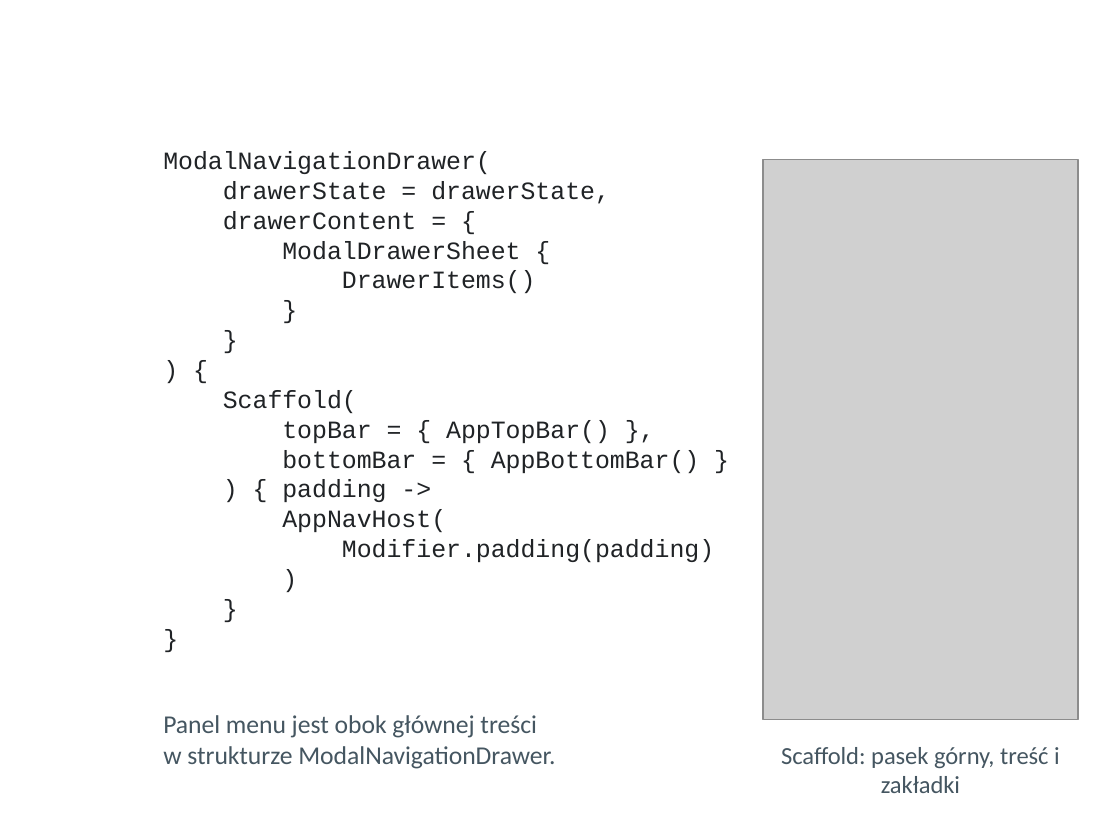
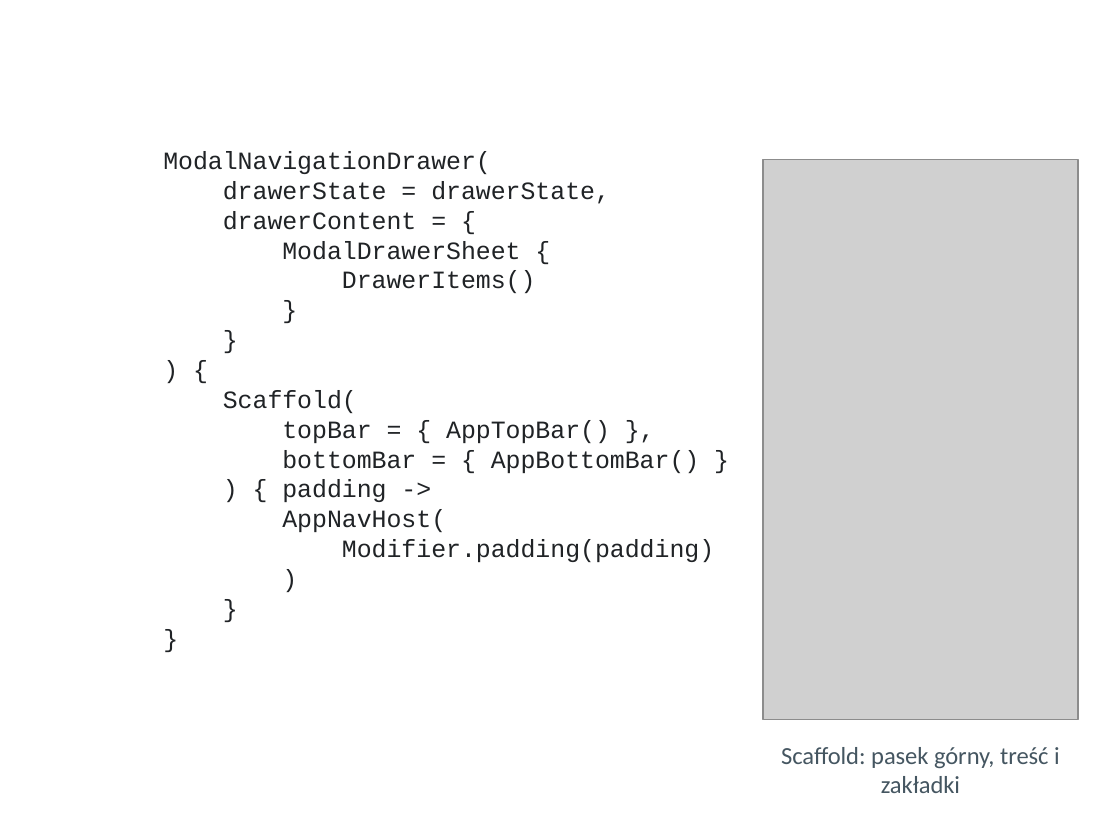
Before and after one commit to RafLew84/ProgUM, a slide deck: slide 21 of PUM2/Aktualne/Wykłady/Wyklad1.pptx. Drawn at 1120x840 pixels with LibreOffice and Linux fonts; fonts in the diff are those of the drawing; grey boxes stand for pictures; background and template pictures are left out. Boxes give left, top, right and bottom in pixels: in the first picture for what was removed or moved away, otherwise in the second. Text is boxed around its words. In the diff, an @@ line names an element or a change of style, - is before the commit and + after.

```diff
--- a/PUM2/Aktualne/Wykłady/Wyklad1.pptx
+++ b/PUM2/Aktualne/Wykłady/Wyklad1.pptx
@@ text removed at (163, 715, 555, 769) @@
-Panel menu jest obok głównej treści
-w strukturze ModalNavigationDrawer.
```
